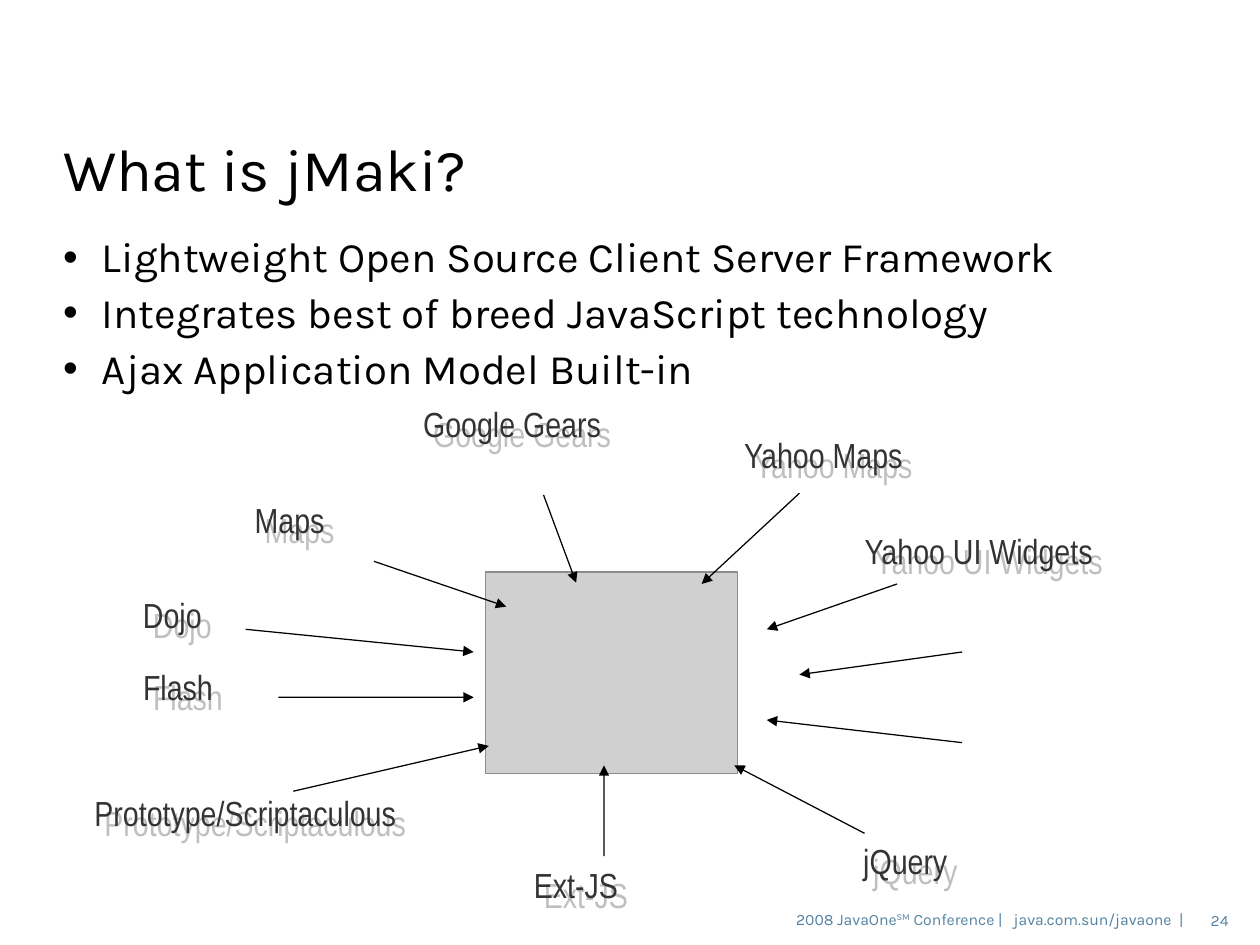
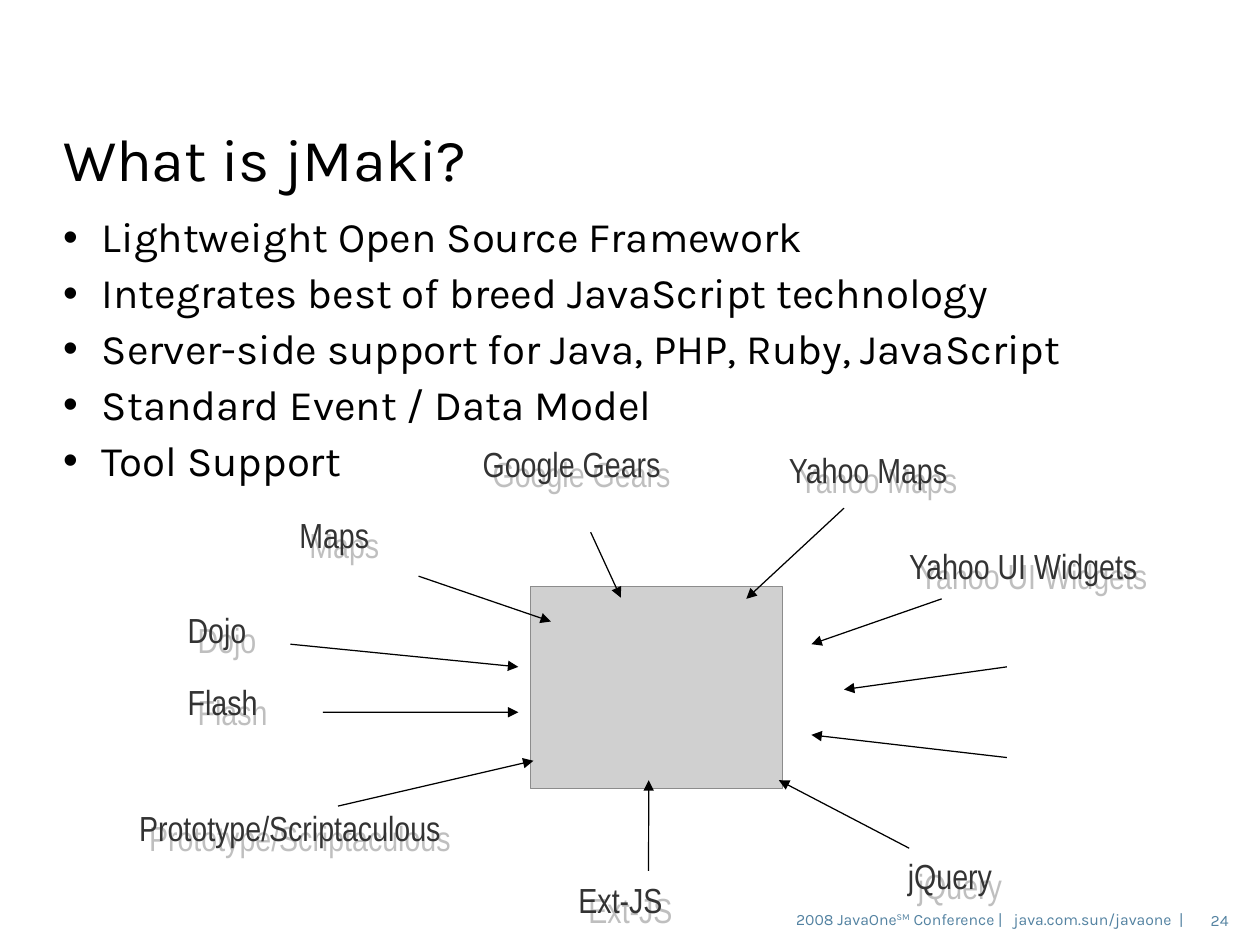
Before and after one commit to dmatej/Glassfish-SVN-Patched, a slide deck: slide 24 of v3/admingui/j1plugin/gfplugin/4520_gfplugin.odp. Drawn at 1260x945 pixels with LibreOffice and Linux fonts; fonts in the diff are those of the drawing; grey boxes stand for pictures; background and template pictures are left out. Boxes give left, top, right and bottom in pixels: in the first picture for what was removed or moved away, otherwise in the second. Text is boxed around its words. In the diff, an @@ line names an element or a change of style, - is before the commit and + after.

```diff
--- a/v3/admingui/j1plugin/gfplugin/4520_gfplugin.odp
+++ b/v3/admingui/j1plugin/gfplugin/4520_gfplugin.odp
@@ title "What is jMaki?": place and size @@
-title "What is jMaki?" at (63, 150, 466, 205)
+title "What is jMaki?" at (63, 140, 466, 195)
@@ text "Lightweight Open Source Framework": place and size @@
-text "Lightweight Open Source Framework" at (102, 243, 1054, 395)
+text "Lightweight Open Source Framework" at (102, 223, 1060, 486)
@@ text at (102, 223, 802, 263): text changed @@
-• Lightweight Open Source Client Server Framework
+• Lightweight Open Source Framework
@@ text at (102, 335, 1060, 486): text changed @@
-• Ajax Application Model Built-in
+• Server-side support for Java, PHP, Ruby, JavaScript
+• Standard Event / Data Model
+• Tool Support
@@ text "Google Gears": place and size @@
-text "Google Gears" at (433, 412, 601, 454)
+text "Google Gears" at (493, 452, 661, 494)
@@ arrow moved from (543, 495) - (576, 582) to (591, 532) - (621, 597) @@
@@ 10 arrows, 8 texts, 1 picture: place and size @@
-10 arrows, 8 texts, 1 picture at (94, 444, 1092, 904)
+10 arrows, 8 texts, 1 picture at (139, 459, 1137, 919)
```
Also in this commit, not shown: 4 other slides changed, 1 other file.
